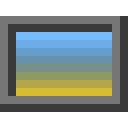
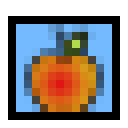
Layers edited between the first and the second 128x128 image:
hid "Verlaufsfüllung 1" (1st of 2) over [left=16, top=40, right=112, bottom=96]
hid "Ebene 4 Kopie" over [left=0, top=16, right=128, bottom=112]
added layer "Ebene 6" above "Form 2" over [left=8, top=16, right=120, bottom=120]
added layer "Verlaufsfüllung 1" (2nd of 2) above "Farbfüllung 1" over [left=24, top=24, right=104, bottom=120]
painted on "Farbfüllung 1" over [left=8, top=24, right=120, bottom=112]
